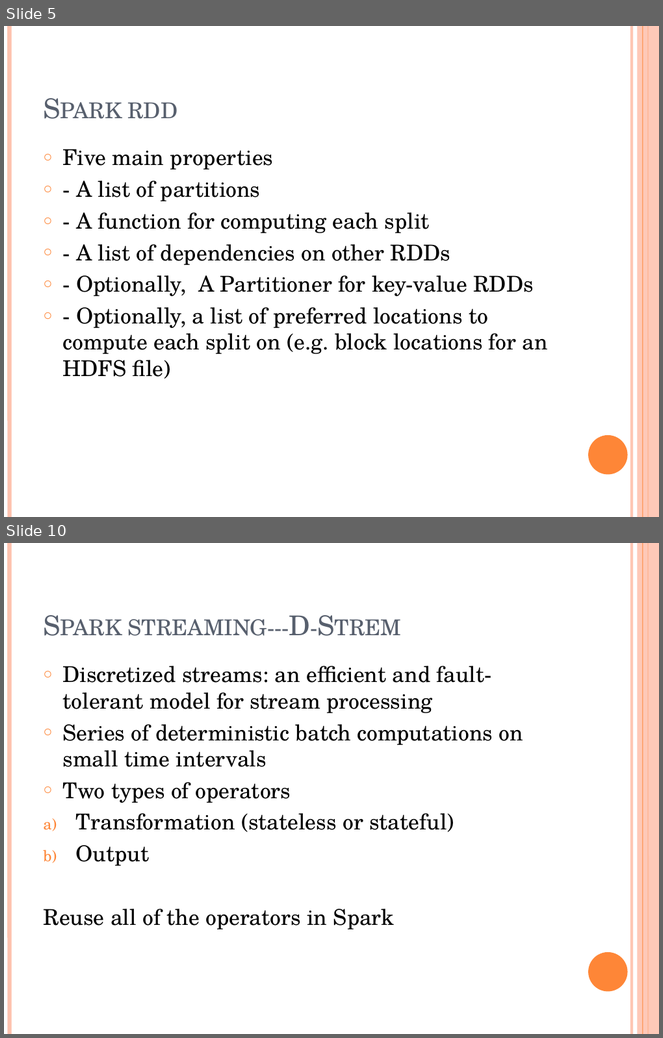
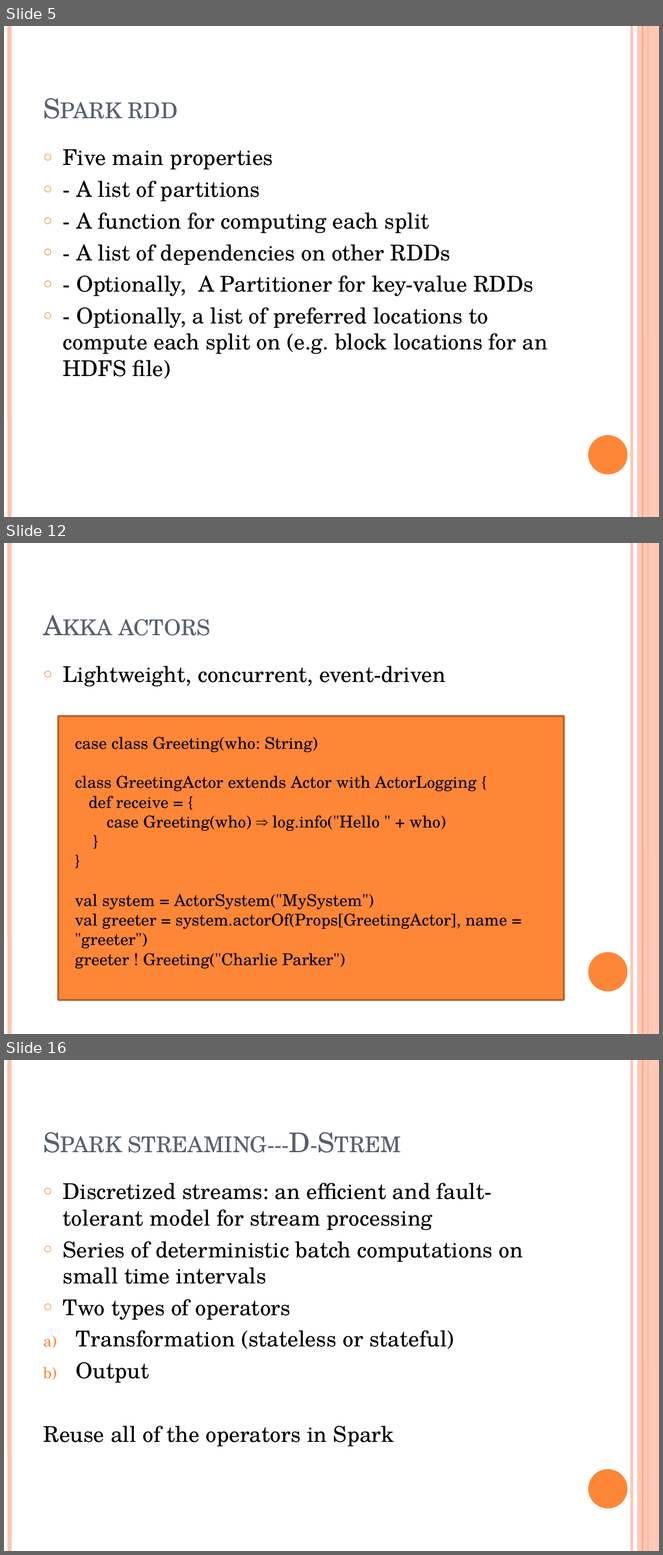
Before and after one commit to snowman1985/mypractice, a slide deck: Spark_学习分享.pptx. Shown one above the other, each under a label of ours: slides 5 and 10 before the commit, slides 5, 12 and 16 after it; the slides between them are not shown. The pictures are 663x1038 and 663x1555 pixels, drawn with LibreOffice and Linux fonts; fonts in the diff are those of the drawing. Boxes give left, top, right and bottom in pixels: in the first picture for what was removed or moved away, otherwise in the second. Text is boxed around its words. In the diff, an @@ line names an element or a change of style, - is before the commit and + after.

```diff
--- a/Spark_学习分享.pptx
+++ b/Spark_学习分享.pptx
@@ slide 12 added at bbox=[4, 543, 659, 1034], background #FFFFFF; not listed: 6 template elements that a slide beside it also shows @@
@@ title added at bbox=[119, 619, 211, 636], 30 pt, text #575F6D, small capitals @@
+Akka actors
@@ text added at bbox=[63, 666, 445, 687], 24 pt, text #000000 @@
+○ Lightweight, concurrent, event-driven
@@ rectangle added at bbox=[59, 717, 564, 1001], fill #FE8637, outline #BC6329 2 pt @@
@@ text added at bbox=[75, 737, 507, 969], 18 pt, text #000000 @@
+case class Greeting(who: String)
+class GreetingActor extends Actor with ActorLogging {
+def receive = {
+case Greeting(who) ⇒ log.info("Hello " + who)
+}
+}
+val system = ActorSystem("MySystem")
+val greeter = system.actorOf(Props[GreetingActor], name = "greeter")
+greeter ! Greeting("Charlie Parker")
@@ what was slide 10 is now slide 16 @@
```
Also in this commit, not shown: 6 slides changed, 6 other slides added.
